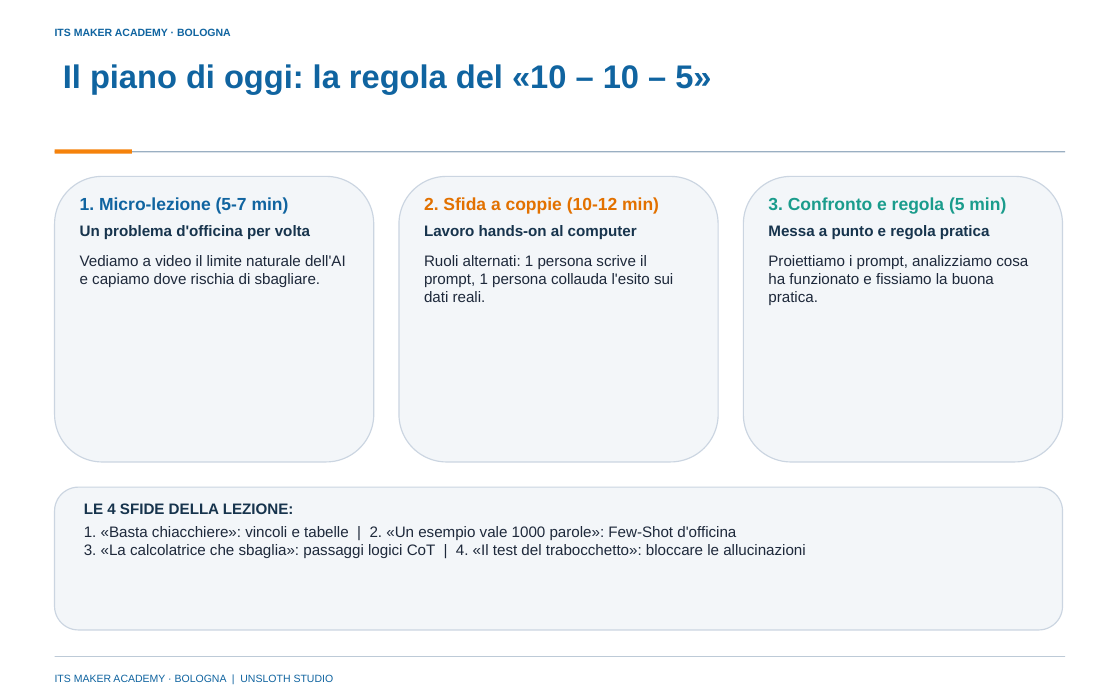
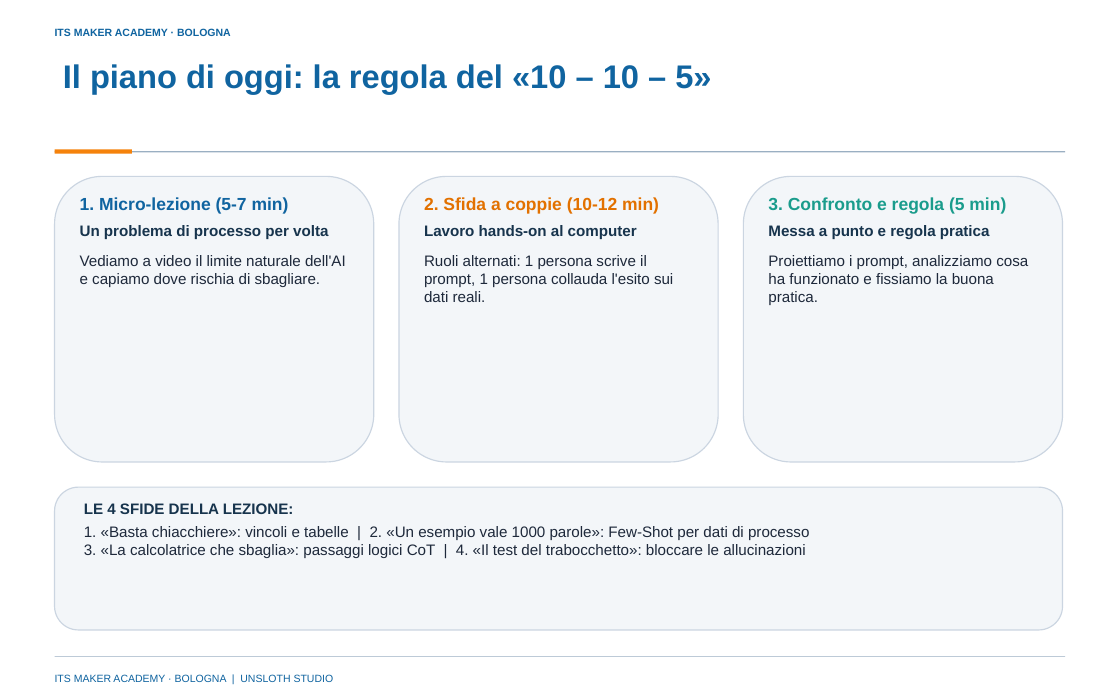
Before and after one commit to franzo9393/ITSCorso_UnslothStudio-Git, a slide deck: slide 2 of lezione 2 - 28 ottobre 2026/Lezione2_Prompting_e_Pratica_ITS_MAKER.pptx. Drawn at 1120x700 pixels with LibreOffice and Linux fonts; fonts in the diff are those of the drawing; background and template pictures are left out. Boxes give left, top, right and bottom in pixels: in the first picture for what was removed or moved away, otherwise in the second. Text is boxed around its words. In the diff, an @@ line names an element or a change of style, - is before the commit and + after.

```diff
--- a/lezione 2 - 28 ottobre 2026/Lezione2_Prompting_e_Pratica_ITS_MAKER.pptx
+++ b/lezione 2 - 28 ottobre 2026/Lezione2_Prompting_e_Pratica_ITS_MAKER.pptx
@@ text at bbox=[80, 225, 328, 239]: text changed @@
-Un problema d'officina per volta
+Un problema di processo per volta
@@ text at bbox=[84, 526, 809, 558]: text changed @@
-1. «Basta chiacchiere»: vincoli e tabelle | 2. «Un esempio vale 1000 parole»: Few-Shot d'officina
-3. «La calcolatrice che sbaglia»: passaggi logici CoT | 4. «Il test del trabocchetto»: bloccare le allucinazioni
+1. «Basta chiacchiere»: vincoli e tabelle | 2. «Un esempio vale 1000 parole»: Few-Shot per dati di processo
+3. «La calcolatrice che sbaglia»: passaggi logici CoT | 4. «Il test del trabocchetto»: bloccare le allucinazioni
```
Also in this commit, not shown: 4 other slides changed, 7 other files.
